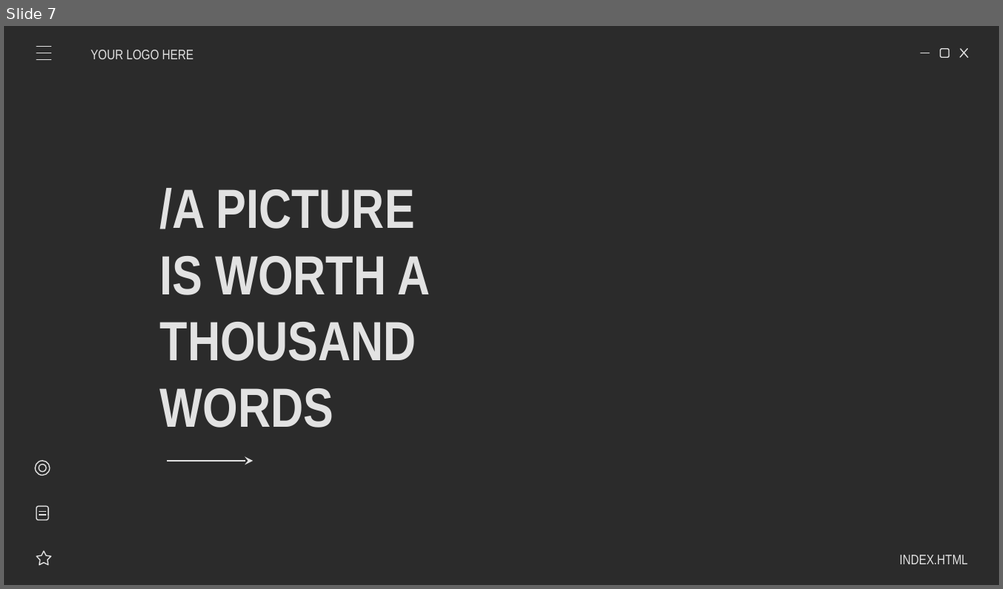
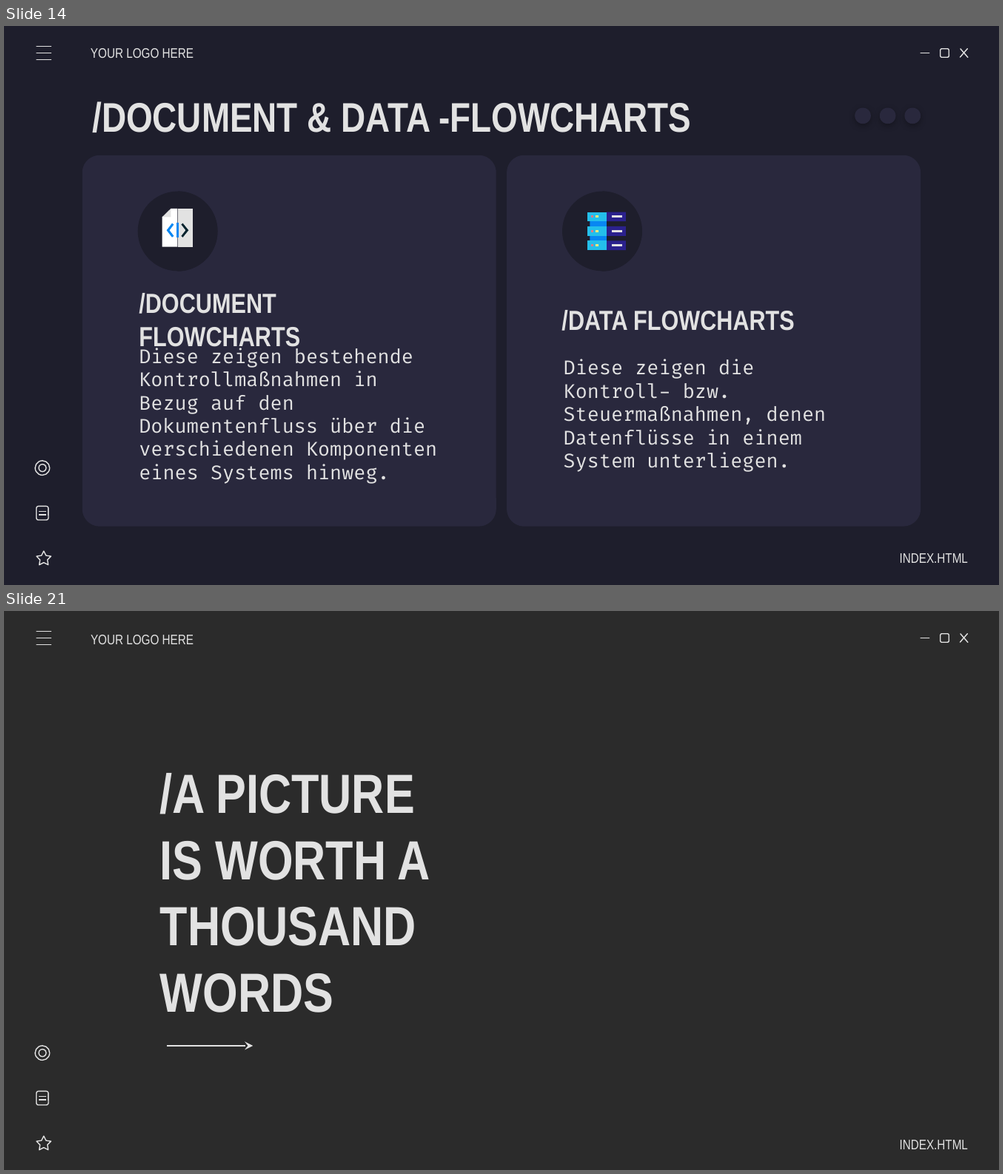
Before and after one commit to AlexanderSchallmeiner/Verhaltensdiagramme, a slide deck: Lukas Stranzinger/FlussdiagrammeV0.1.ppsx. Shown one above the other, each under a label of ours: slide 7 before the commit, slides 14 and 21 after it; the slides between them are not shown. The pictures are 1003x589 and 1003x1174 pixels, drawn with LibreOffice and Linux fonts; fonts in the diff are those of the drawing; background and template pictures are left out; a plain dark background stands for a picture behind light text. Boxes give left, top, right and bottom in pixels: in the first picture for what was removed or moved away, otherwise in the second. Text is boxed around its words. In the diff, an @@ line names an element or a change of style, - is before the commit and + after.

```diff
--- a/Lukas Stranzinger/FlussdiagrammeV0.1.ppsx
+++ b/Lukas Stranzinger/FlussdiagrammeV0.1.ppsx
@@ slide 14 added at <box>4,26,999,585</box>, background #1E1E2C; not listed: 4 template elements that a slide beside it also shows @@
@@ line added from (37, 47) to (51, 47), #E2E2E2 0.75 pt @@
@@ line added from (37, 60) to (51, 60), #E2E2E2 0.75 pt @@
@@ line added from (37, 53) to (51, 53), #E2E2E2 0.75 pt @@
@@ text added at <box>91,48,193,58</box>, 10 pt, text #E2E2E2 @@
+YOUR LOGO HERE
@@ title added at <box>92,101,691,133</box>, 30 pt, text #E2E2E2, bold @@
+/DOCUMENT & DATA -FLOWCHARTS
@@ ellipse added at <box>854,107,871,124</box>, fill #29283D @@
@@ ellipse added at <box>879,107,895,124</box>, fill #29283D @@
@@ ellipse added at <box>904,107,920,124</box>, fill #29283D @@
@@ rounded rectangle added at <box>82,156,496,526</box>, fill #29283D @@
@@ rounded rectangle added at <box>506,156,920,526</box>, fill #29283D @@
@@ ellipse added at <box>137,191,217,271</box>, fill #1E1E2C @@
@@ pie slice (boxed as its full ellipse) added at <box>137,191,218,272</box>, fill #1E1E2C @@
@@ ellipse added at <box>562,191,642,271</box>, fill #1E1E2C @@
@@ pie slice (boxed as its full ellipse) added at <box>562,191,643,272</box>, fill #1E1E2C @@
@@ group added at <box>162,209,192,248</box>: 6 freeform shapes @@
@@ group added at <box>587,212,626,251</box>: 17 freeform shapes @@
@@ subtitle added at <box>139,293,300,352</box>, 20 pt, text #E2E2E2, bold @@
+/DOCUMENT FLOWCHARTS
@@ subtitle added at <box>561,310,794,331</box>, 20 pt, text #E2E2E2, bold @@
+/DATA FLOWCHARTS
@@ subtitle added at <box>139,348,437,484</box>, 14 pt, text #E2E2E2 @@
+Diese zeigen bestehende Kontrollmaßnahmen in Bezug auf den Dokumentenfluss über die verschiedenen Komponenten eines Systems hinweg.
@@ subtitle added at <box>563,360,826,472</box>, 14 pt, text #E2E2E2 @@
+Diese zeigen die Kontroll- bzw. Steuermaßnahmen, denen Datenflüsse in einem System unterliegen.
@@ group added at <box>35,460,52,565</box>: 2 lines, 2 ellipses, 1 star, 1 rounded rectangle @@
@@ subtitle added at <box>899,554,967,563</box>, 10 pt, text #E2E2E2 @@
+INDEX.HTML
@@ what was slide 7 is now slide 21 @@
```
Also in this commit, not shown: 4 slides changed, 15 other slides added, 3 slides removed.
